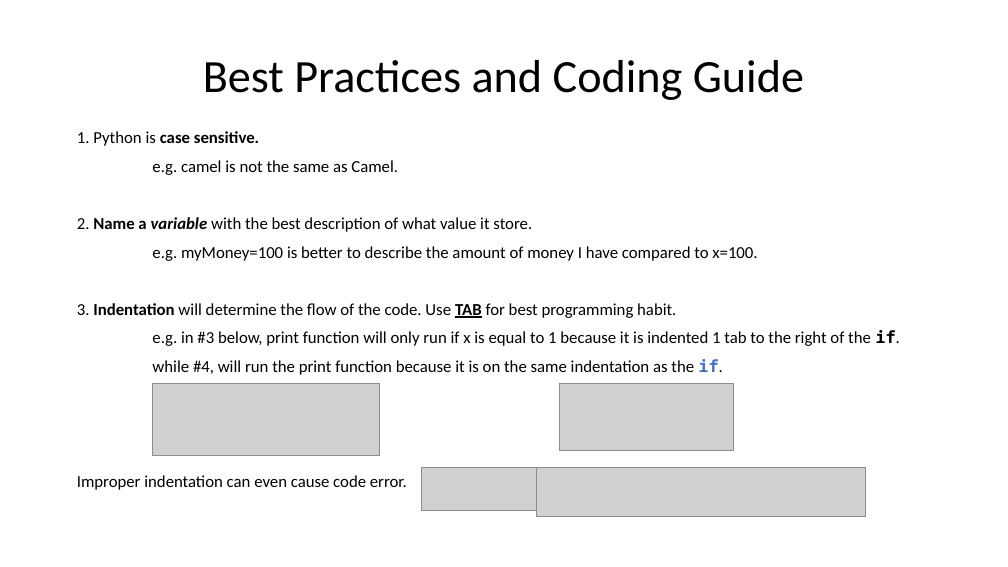
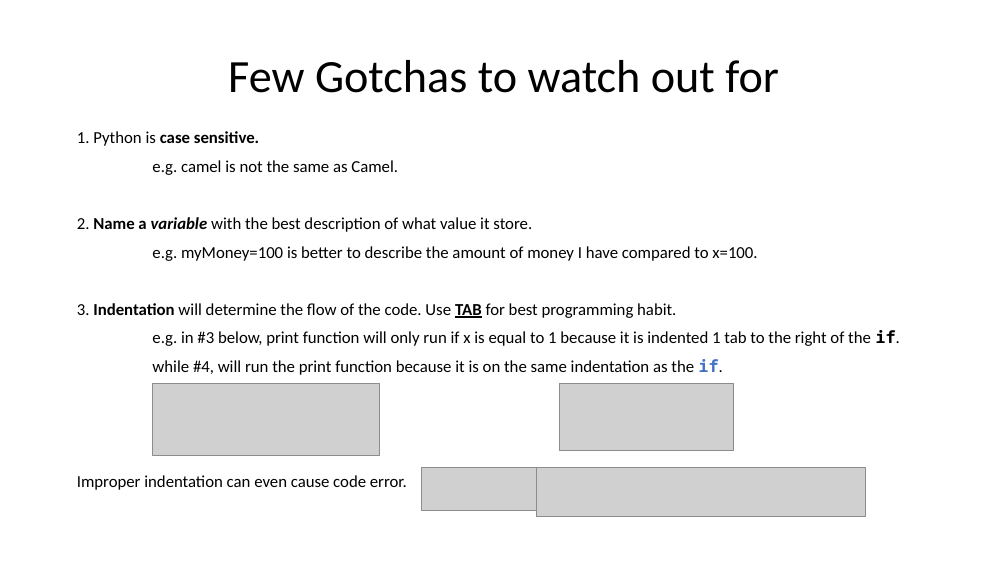
Before and after one commit to henrywma/foConnect, a slide deck: slide 9 of Python guide.pptx (slide 2 before the commit). Drawn at 1008x567 pixels with LibreOffice and Linux fonts; fonts in the diff are those of the drawing; grey boxes stand for pictures. Boxes give left, top, right and bottom in pixels: in the first picture for what was removed or moved away, otherwise in the second. Text is boxed around its words. In the diff, an @@ line names an element or a change of style, - is before the commit and + after.

```diff
--- a/Python guide.pptx
+++ b/Python guide.pptx
@@ title at (x1=228, y1=60, x2=779, y2=93): text changed @@
-Best Practices and Coding Guide
+Few Gotchas to watch out for
```
Also in this commit, not shown: 11 other slides changed.
